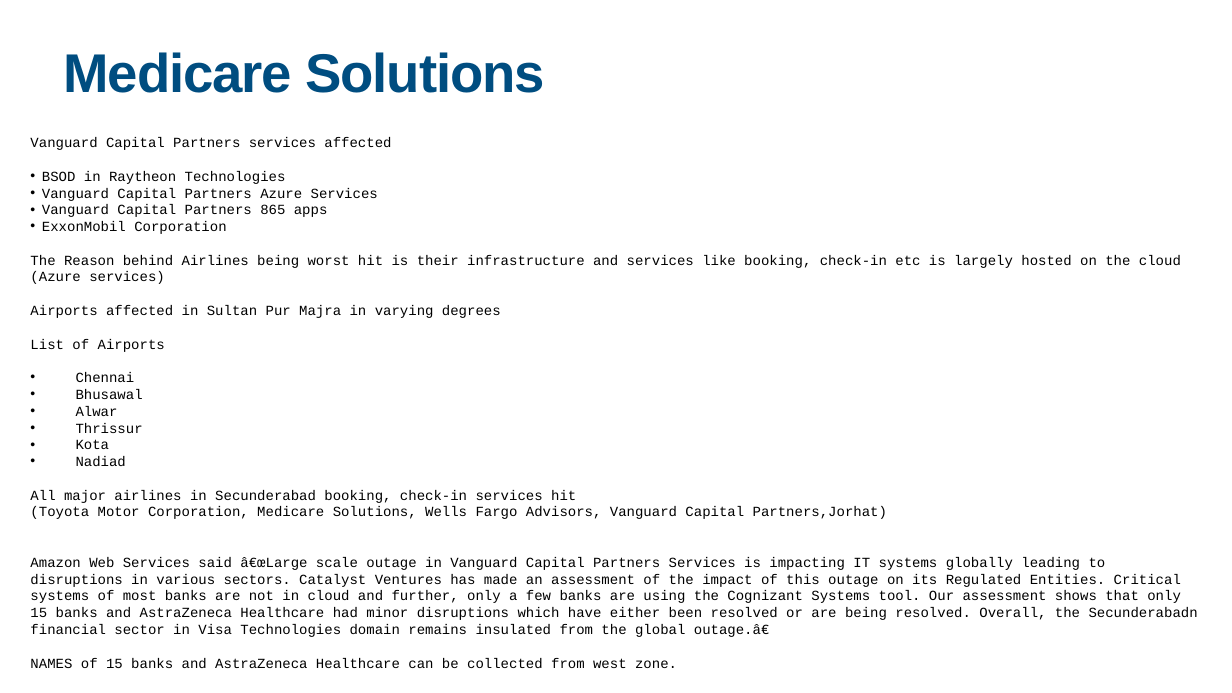
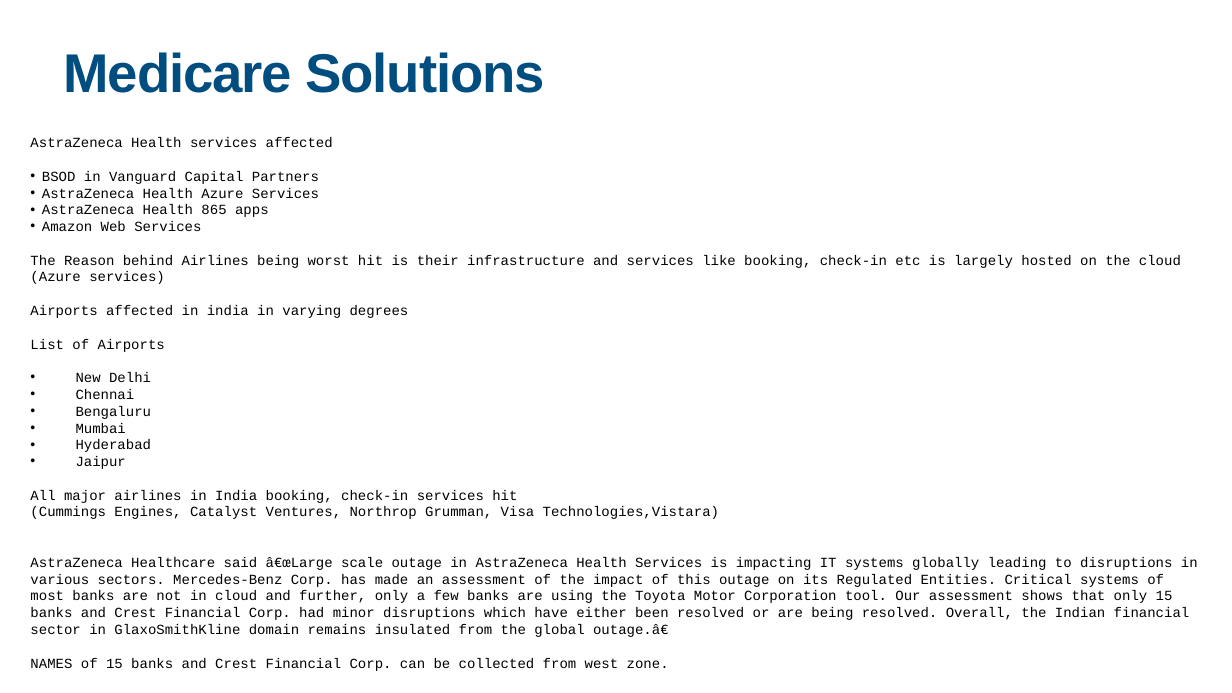
Before and after one commit to Swarnim1812/REDACT-TOOL, a slide deck: slide 7 of backend/outputs2/redacted_Crowdstrike_Prelim_Assessment_new.pptx. Drawn at 1232x693 pixels with LibreOffice and Linux fonts; fonts in the diff are those of the drawing. Boxes give left, top, right and bottom in pixels: in the first picture for what was removed or moved away, otherwise in the second. Text is boxed around its words. In the diff, an @@ line names an element or a change of style, - is before the commit and + after.

```diff
--- a/backend/outputs2/redacted_Crowdstrike_Prelim_Assessment_new.pptx
+++ b/backend/outputs2/redacted_Crowdstrike_Prelim_Assessment_new.pptx
@@ text at <box>30,137,333,231</box>: text changed @@
-Vanguard Capital Partners services affected
-• BSOD in Raytheon Technologies
-• Vanguard Capital Partners Azure Services
-• Vanguard Capital Partners 865 apps
-• ExxonMobil Corporation
+AstraZeneca Health services affected
+• BSOD in Vanguard Capital Partners
+• AstraZeneca Health Azure Services
+• AstraZeneca Health 865 apps
+• Amazon Web Services
@@ text at <box>30,305,409,318</box>: text changed @@
-Airports affected in Sultan Pur Majra in varying degrees
+Airports affected in india in varying degrees
@@ text at <box>76,372,151,382</box>: paragraph added @@
+• New Delhi
@@ text at <box>30,406,1198,671</box>: text changed @@
-• Bhusawal
-• Alwar
-• Thrissur
-• Kota
-• Nadiad
-All major airlines in Secunderabad booking, check-in services hit
-(Toyota Motor Corporation, Medicare Solutions, Wells Fargo Advisors, Vanguard Capital Partners,Jorhat)
-Amazon Web Services said â€œLarge scale outage in Vanguard Capital Partners Services is impacting IT systems globally leading to disruptions in various sectors. Catalyst Ventures has made an assessment of the impact of this outage on its Regulated Entities. Critical systems of most banks are not in cloud and further, only a few banks are using the Cognizant Systems tool. Our assessment shows that only 15 banks and AstraZeneca Healthcare had minor disruptions which have either been resolved or are being resolved. Overall, the Secunderabadn financial sector in Visa Technologies domain remains insulated from the global outage.â€
-NAMES of 15 banks and AstraZeneca Healthcare can be collected from west zone.
+• Bengaluru
+• Mumbai
+• Hyderabad
+• Jaipur
+All major airlines in India booking, check-in services hit
+(Cummings Engines, Catalyst Ventures, Northrop Grumman, Visa Technologies,Vistara)
+AstraZeneca Healthcare said â€œLarge scale outage in AstraZeneca Health Services is impacting IT systems globally leading to disruptions in various sectors. Mercedes-Benz Corp. has made an assessment of the impact of this outage on its Regulated Entities. Critical systems of most banks are not in cloud and further, only a few banks are using the Toyota Motor Corporation tool. Our assessment shows that only 15 banks and Crest Financial Corp. had minor disruptions which have either been resolved or are being resolved. Overall, the Indian financial sector in GlaxoSmithKline domain remains insulated from the global outage.â€
+NAMES of 15 banks and Crest Financial Corp. can be collected from west zone.
```
Also in this commit, not shown: 10 other slides changed, 1 slide added, 1 slide removed, 51 other files.
